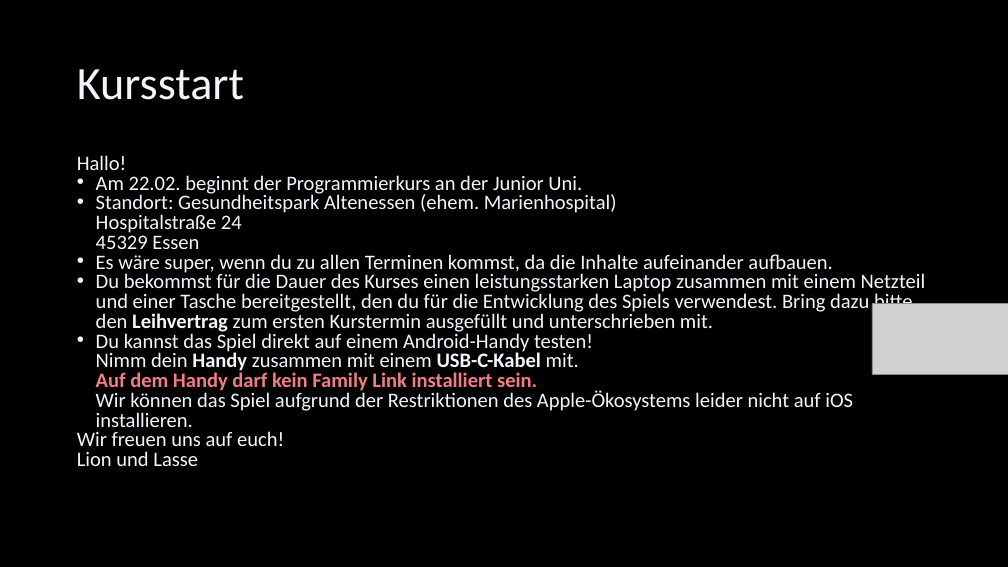
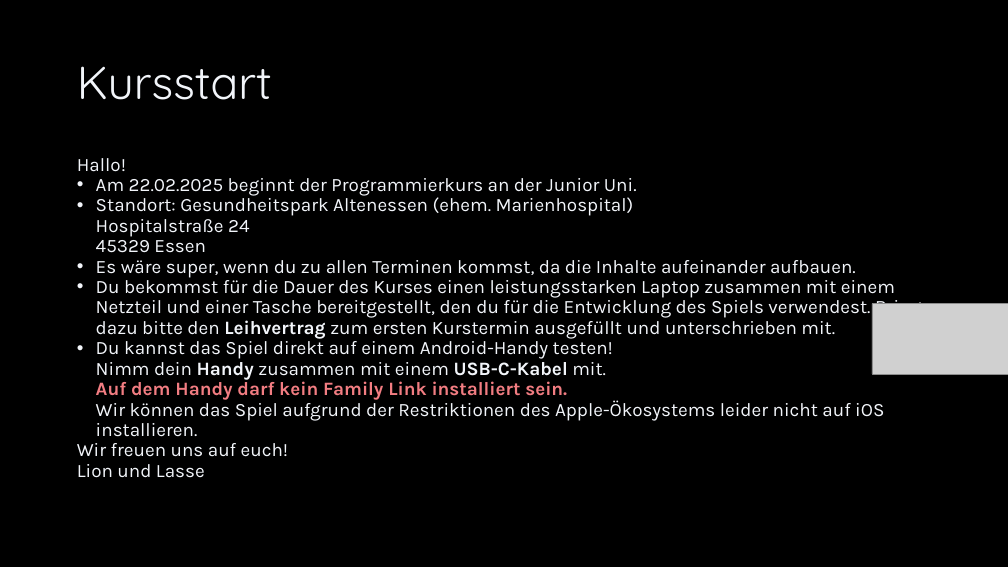
Before and after one commit to Cactusroot/Java, a slide deck: slide 2 of src/Infos.pptx. Drawn at 1008x567 pixels with LibreOffice and Linux fonts; fonts in the diff are those of the drawing; grey boxes stand for pictures. Boxes give left, top, right and bottom in pixels: in the first picture for what was removed or moved away, otherwise in the second. Text is boxed around its words. In the diff, an @@ line names an element or a change of style, - is before the commit and + after.

```diff
--- a/src/Infos.pptx
+++ b/src/Infos.pptx
@@ title "Kursstart" at [77, 66, 272, 100]: font Calibri to Quicksand @@
@@ text at [77, 158, 921, 478]: size 19.6 to 18 pt, font Calibri to Karla; line spacing 0.8 to 0.9 @@
@@ text at [96, 178, 637, 196]: text changed; size 19.6 to 18 pt; font Calibri to Karla @@
-• Am 22.02. beginnt der Programmierkurs an der Junior Uni.
+• Am 22.02.2025 beginnt der Programmierkurs an der Junior Uni.
```
Also in this commit, not shown: 5 other slides changed, 5 other files.
